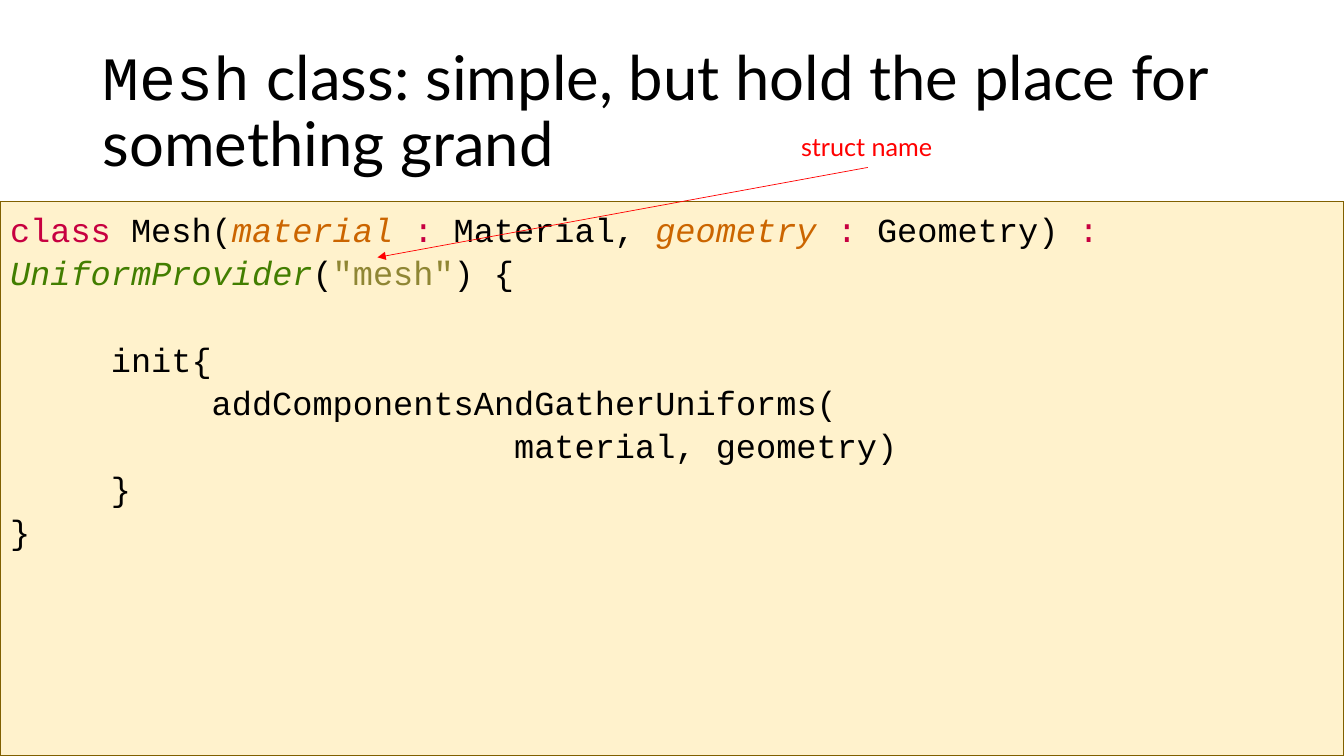
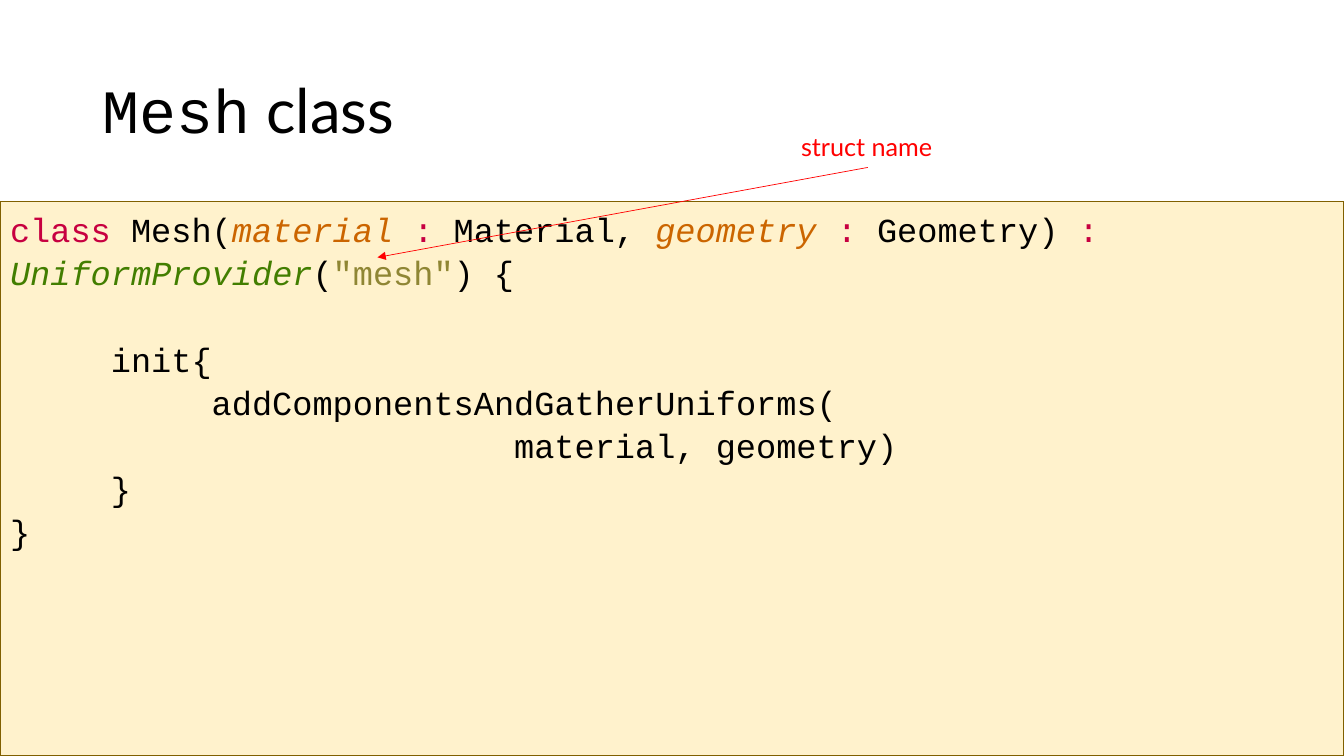
Before and after one commit to szecsi/kogfactory, a slide deck: slide 30 of projects/kog.020.030-gom/aitcg070 - Game Object Model.pptx. Drawn at 1344x756 pixels with LibreOffice and Linux fonts; fonts in the diff are those of the drawing. Boxes give left, top, right and bottom in pixels: in the first picture for what was removed or moved away, otherwise in the second. Text is boxed around its words. In the diff, an @@ line names an element or a change of style, - is before the commit and + after.

```diff
--- a/projects/kog.020.030-gom/aitcg070 - Game Object Model.pptx
+++ b/projects/kog.020.030-gom/aitcg070 - Game Object Model.pptx
@@ title at box(102, 87, 394, 134): text changed @@
-Mesh class: simple, but hold the place for something grand
+Mesh class
```
Also in this commit, not shown: 6 other slides changed, 1 slide removed, 1 other file.
